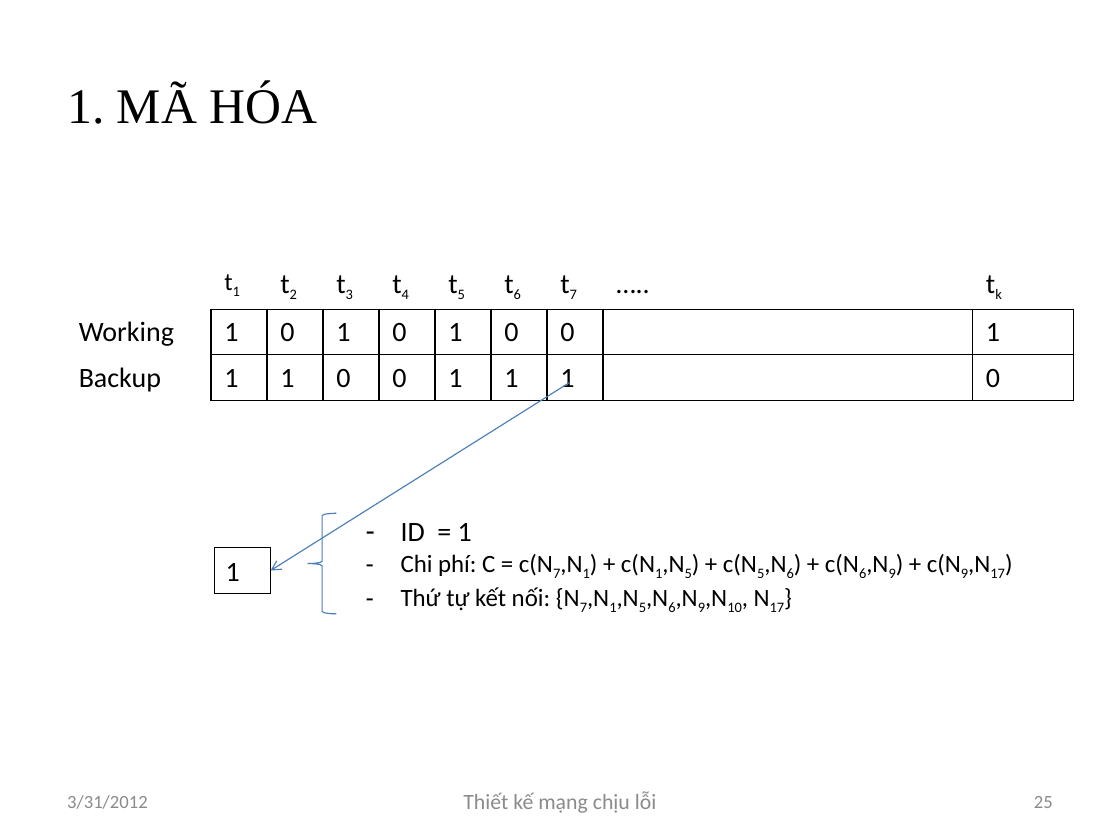
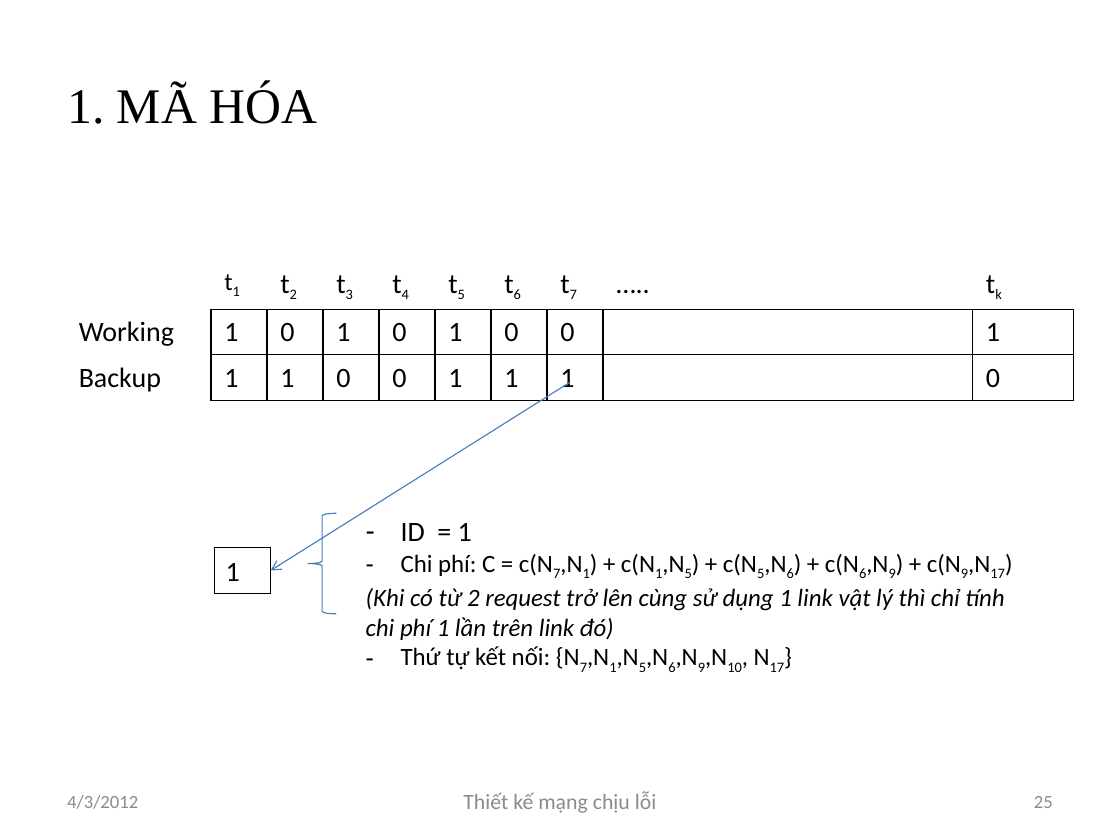
Before and after one commit to luongnv89/GAMSOND, a slide deck: slide 25 of Presents/Luongnv.Intro4.0.pptx. Drawn at 1120x840 pixels with LibreOffice and Linux fonts; fonts in the diff are those of the drawing. Boxes give left, top, right and bottom in pixels: in the first picture for what was removed or moved away, otherwise in the second. Text is boxed around its words. In the diff, an @@ line names an element or a change of style, - is before the commit and + after.

Commit message:
Edit slide

```diff
--- a/Presents/Luongnv.Intro4.0.pptx
+++ b/Presents/Luongnv.Intro4.0.pptx
@@ text at box(366, 588, 1004, 640): paragraphs added @@
+(Khi có từ 2 request trở lên cùng sử dụng 1 link vật lý thì chỉ tính
+chi phí 1 lần trên link đó)
@@ text at box(67, 795, 138, 809): text changed @@
-3/31/2012
+4/3/2012
```
Also in this commit, not shown: 38 other slides changed.
